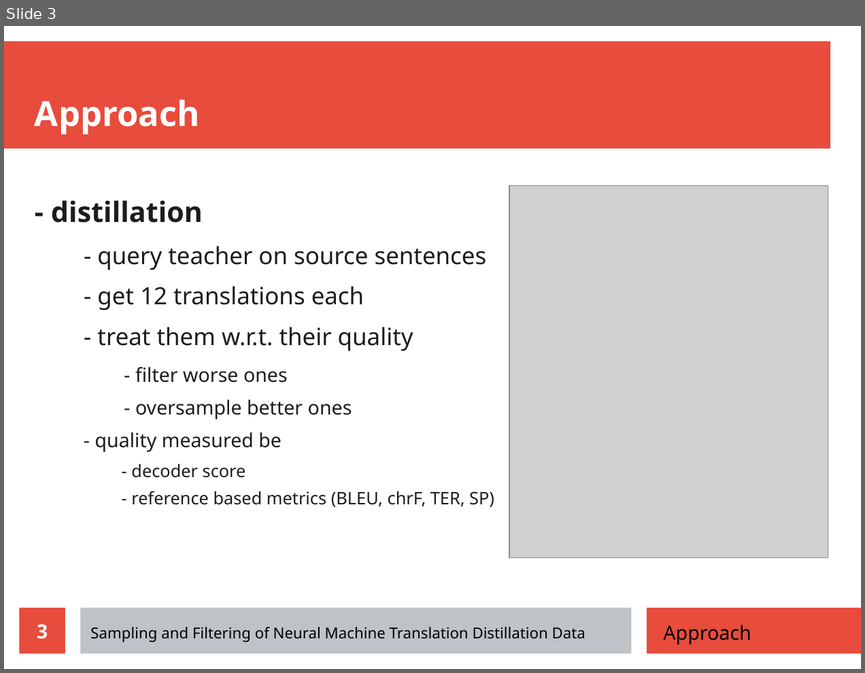
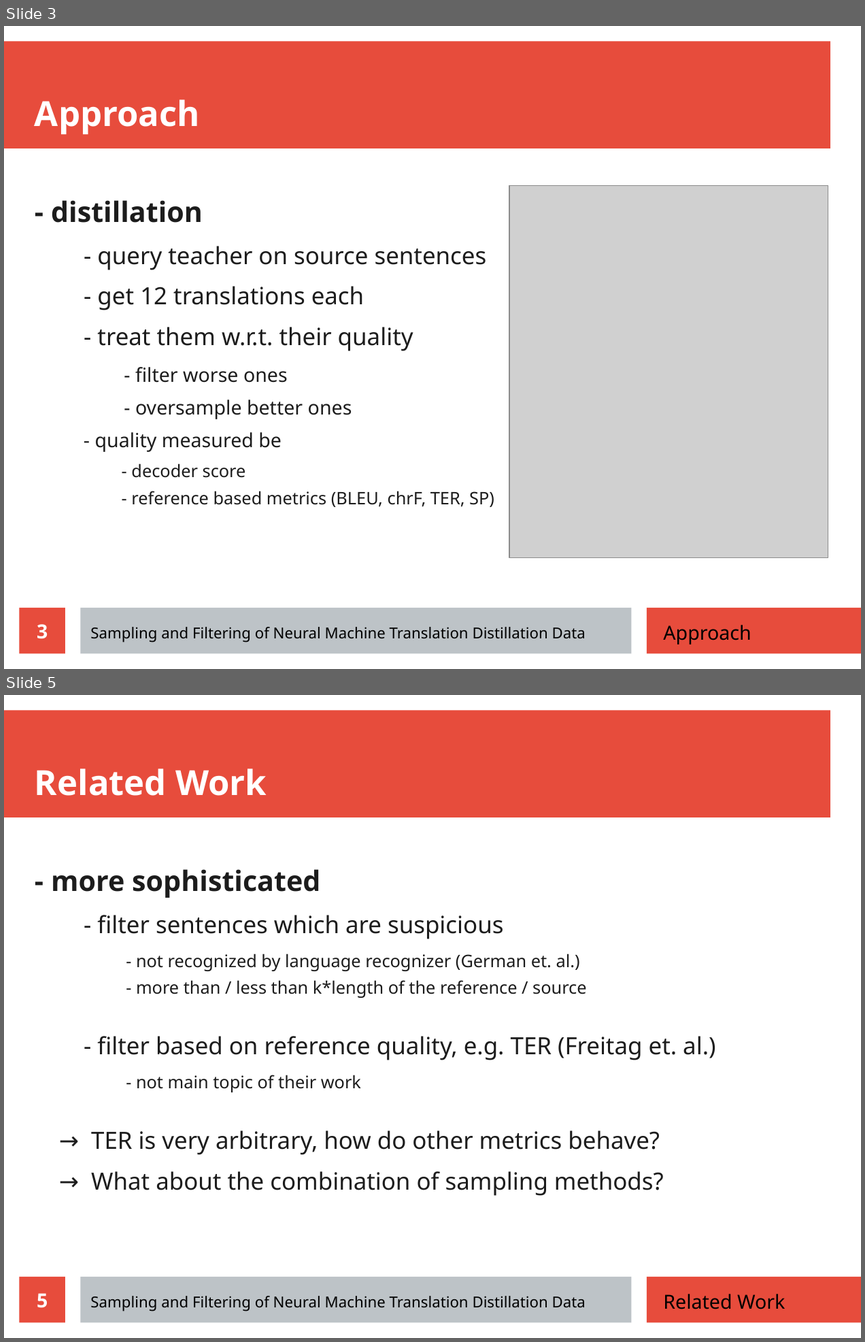
Before and after one commit to zouharvi/reference-mt-distill, a slide deck: meta/final_presentation.odp. Shown one above the other, each under a label of ours: slide 3 before the commit, slides 3 and 5 after it; the slides between them are not shown. The pictures are 865x673 and 865x1342 pixels, drawn with LibreOffice and Linux fonts; fonts in the diff are those of the drawing; grey boxes stand for pictures. Boxes give left, top, right and bottom in pixels: in the first picture for what was removed or moved away, otherwise in the second. Text is boxed around its words. In the diff, an @@ line names an element or a change of style, - is before the commit and + after.

Commit message:
Final Presentation: Related Work slides added

```diff
--- a/meta/final_presentation.odp
+++ b/meta/final_presentation.odp
@@ slide 5 added at [4, 695, 861, 1338], background #FFFFFF; not listed: 3 template elements that a slide beside it also shows @@
@@ title added at [35, 768, 266, 796], 32 pt, text #FFFFFF, bold @@
+Related Work
@@ text added at [51, 869, 715, 1195], 22 pt, text #1C1C1C @@
+- more sophisticated
+  - filter sentences which are suspicious
+      - not recognized by language recognizer (German et. al.)
+      - more than / less than k*length of the reference / source
+  - filter based on reference quality, e.g. TER (Freitag et. al.)
+      - not main topic of their work
+  → TER is very arbitrary, how do other metrics behave?
+  → What about the combination of sampling methods?
@@ page number added at [20, 1276, 65, 1323], fill #E74C3C, 18 pt, text #FFFFFF, bold @@
+5
@@ text added at [90, 1295, 585, 1311], 14 pt, text #000000 @@
+Sampling and Filtering of Neural Machine Translation Distillation Data
@@ text added at [663, 1293, 785, 1309], 18 pt, text #000000 @@
+Related Work
```
Also in this commit, not shown: 1 slide changed, 1 other slide added.
